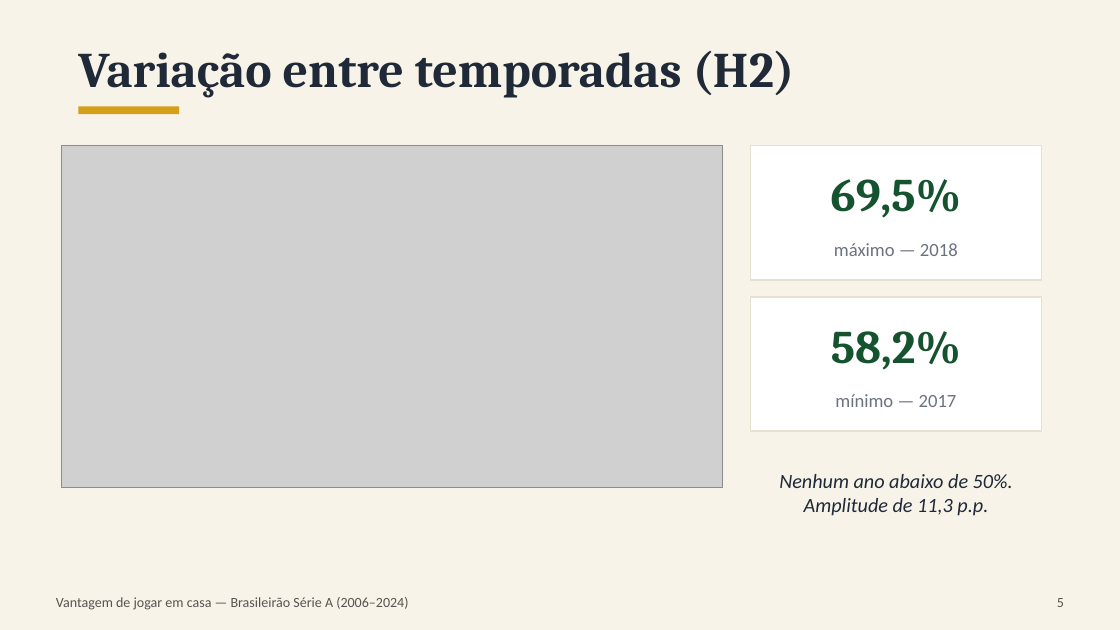
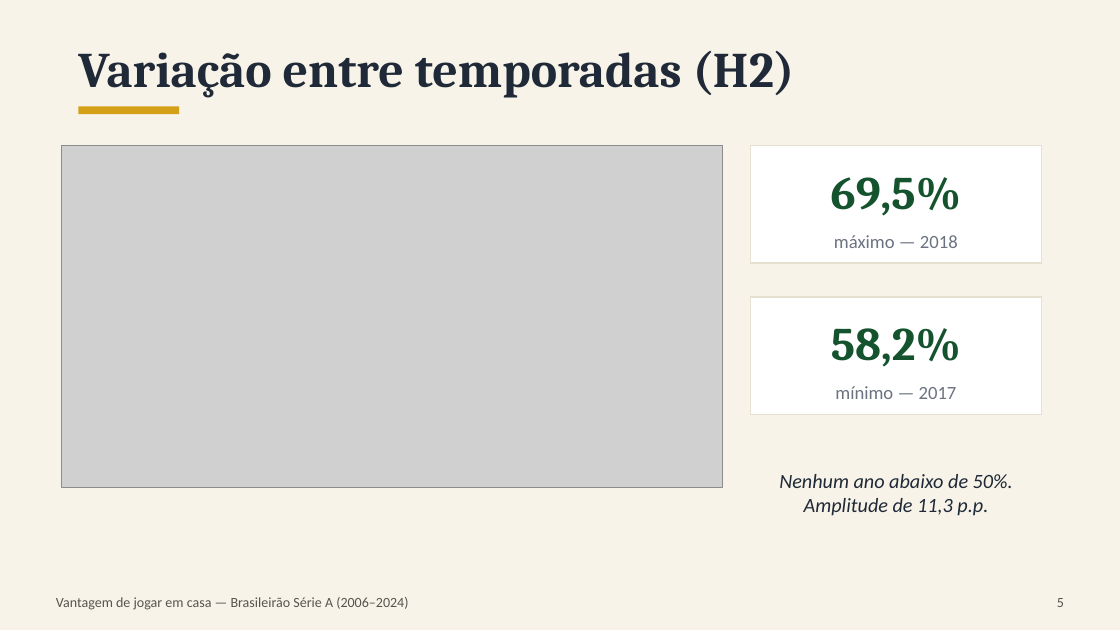
Before and after one commit to EmiyaKiritsugu3/TCC, a slide deck: slide 5 of apresentacao/apresentacao_tcc.pptx. Drawn at 1120x630 pixels with LibreOffice and Linux fonts; fonts in the diff are those of the drawing; grey boxes stand for pictures. Boxes give left, top, right and bottom in pixels: in the first picture for what was removed or moved away, otherwise in the second. Text is boxed around its words. In the diff, an @@ line names an element or a change of style, - is before the commit and + after.

```diff
--- a/apresentacao/apresentacao_tcc.pptx
+++ b/apresentacao/apresentacao_tcc.pptx
@@ rectangle: place and size @@
-rectangle at [750, 146, 1042, 280]
+rectangle at [750, 146, 1042, 263]
@@ text "máximo — 2018": place and size @@
-text "máximo — 2018" at [834, 243, 958, 256]
+text "máximo — 2018" at [834, 235, 958, 248]
@@ rectangle: place and size @@
-rectangle at [750, 297, 1042, 431]
+rectangle at [750, 297, 1042, 414]
@@ text "mínimo — 2017": place and size @@
-text "mínimo — 2017" at [835, 394, 957, 407]
+text "mínimo — 2017" at [835, 386, 957, 399]
```
Also in this commit, not shown: 6 other slides changed, 11 other files.
